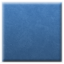
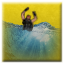
Layers edited between the first and the second (64, 64) image:
added group "drowned" with 1 layers above "silentstep" over [20, 6, 39, 32]
added layer "Ebene 46" in group "drowned" over [20, 6, 39, 32]
hid "blue" over [1, 1, 63, 63]
added layer "Ebene 45" in group "icon" over [1, 19, 63, 63]
showed "gold" over [1, 1, 63, 63]
